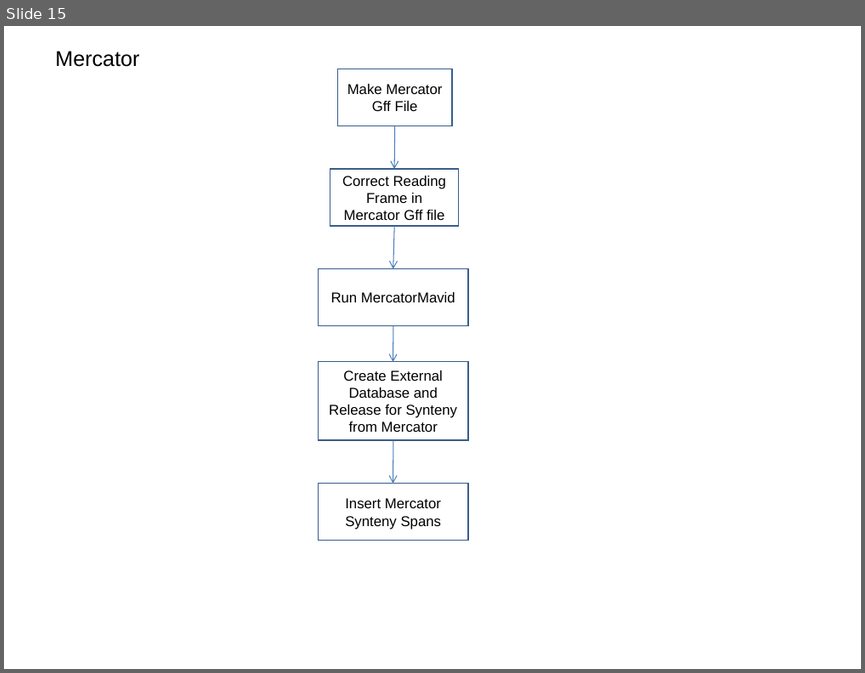
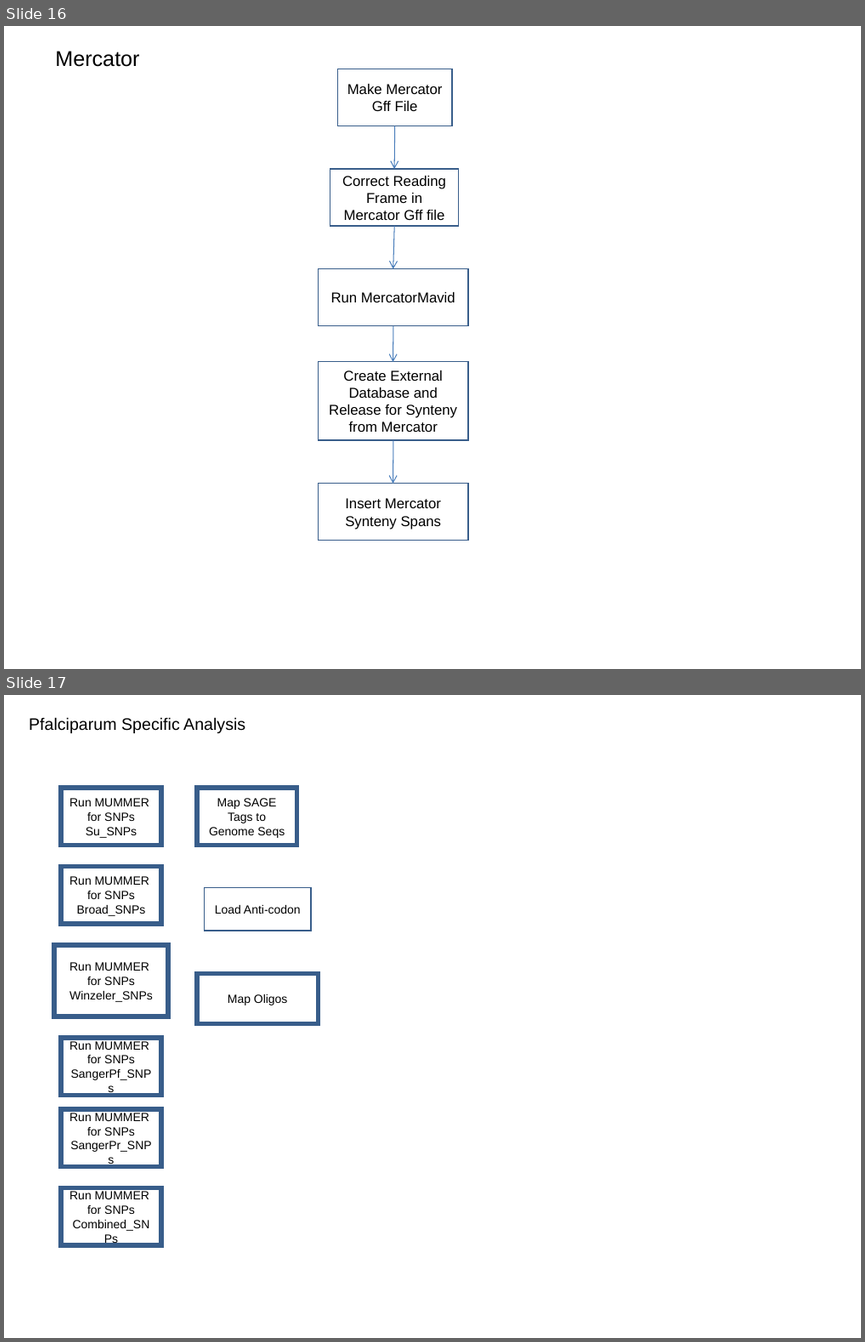
Before and after one commit to VEuPathDB/ApiCommonData, a slide deck: Load/doc/workflow/AnalysisWorkflow.ppt. Shown one above the other, each under a label of ours: slide 15 before the commit, slides 16 and 17 after it. The pictures are 865x673 and 865x1342 pixels, drawn with LibreOffice and Linux fonts; fonts in the diff are those of the drawing. Boxes give left, top, right and bottom in pixels: in the first picture for what was removed or moved away, otherwise in the second. Text is boxed around its words. In the diff, an @@ line names an element or a change of style, - is before the commit and + after.

Commit message:
added organism specific subflow

```diff
--- a/Load/doc/workflow/AnalysisWorkflow.ppt
+++ b/Load/doc/workflow/AnalysisWorkflow.ppt
@@ slide 17 added at <box>4,695,861,1338</box>, background #FFFFFF @@
@@ text added at <box>29,717,245,733</box>, 14 pt, text #000000 @@
+Pfalciparum Specific Analysis
@@ rectangle added at <box>62,788,161,845</box>, outline #385D8A 4 pt, 10 pt, text #000000 @@
+Run MUMMER for SNPs
+Su_SNPs
@@ rectangle added at <box>197,788,297,845</box>, outline #385D8A 4 pt, 10 pt, text #000000 @@
+Map SAGE Tags to Genome Seqs
@@ rectangle added at <box>62,867,161,924</box>, outline #385D8A 4 pt, 10 pt, text #000000 @@
+Run MUMMER for SNPs
+Broad_SNPs
@@ rectangle added at <box>204,888,311,930</box>, outline #385D8A 0.99 pt, 10 pt, text #000000 @@
+Load Anti-codon
@@ rectangle added at <box>53,945,168,1016</box>, outline #385D8A 4 pt, 10 pt, text #000000 @@
+Run MUMMER for SNPs
+Winzeler_SNPs
@@ rectangle added at <box>197,974,318,1023</box>, outline #385D8A 4 pt, 10 pt, text #000000 @@
+Map Oligos
@@ rectangle added at <box>62,1038,161,1095</box>, outline #385D8A 4 pt, 10 pt, text #000000 @@
+Run MUMMER for SNPs
+SangerPf_SNPs
@@ rectangle added at <box>62,1109,161,1166</box>, outline #385D8A 4 pt, 10 pt, text #000000 @@
+Run MUMMER for SNPs
+SangerPr_SNPs
@@ rectangle added at <box>62,1188,161,1245</box>, outline #385D8A 4 pt, 10 pt, text #000000 @@
+Run MUMMER for SNPs
+Combined_SNPs
@@ what was slide 15 is now slide 16 @@
```
Also in this commit, not shown: 5 slides changed, 6 other slides added.
